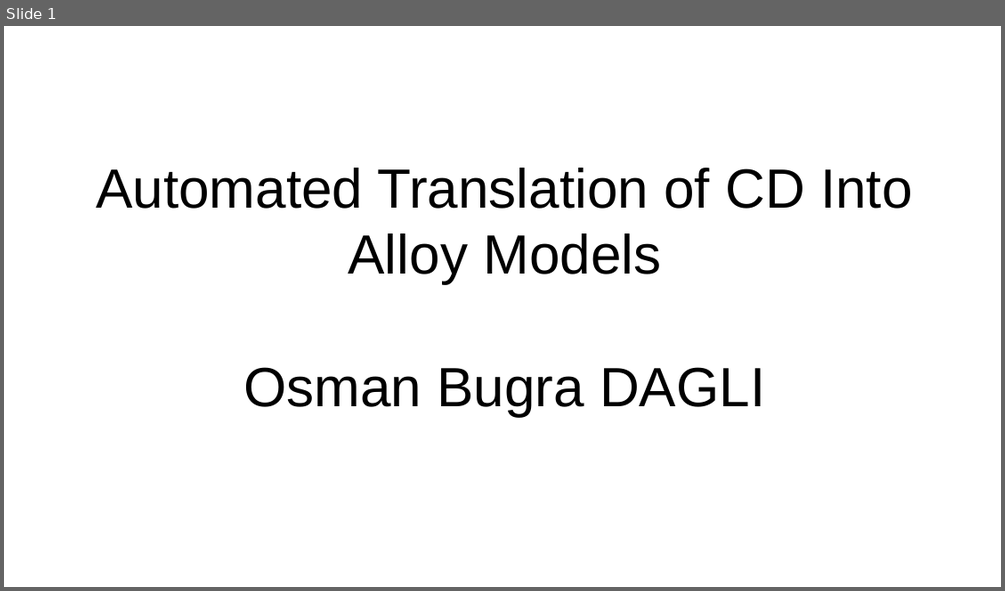
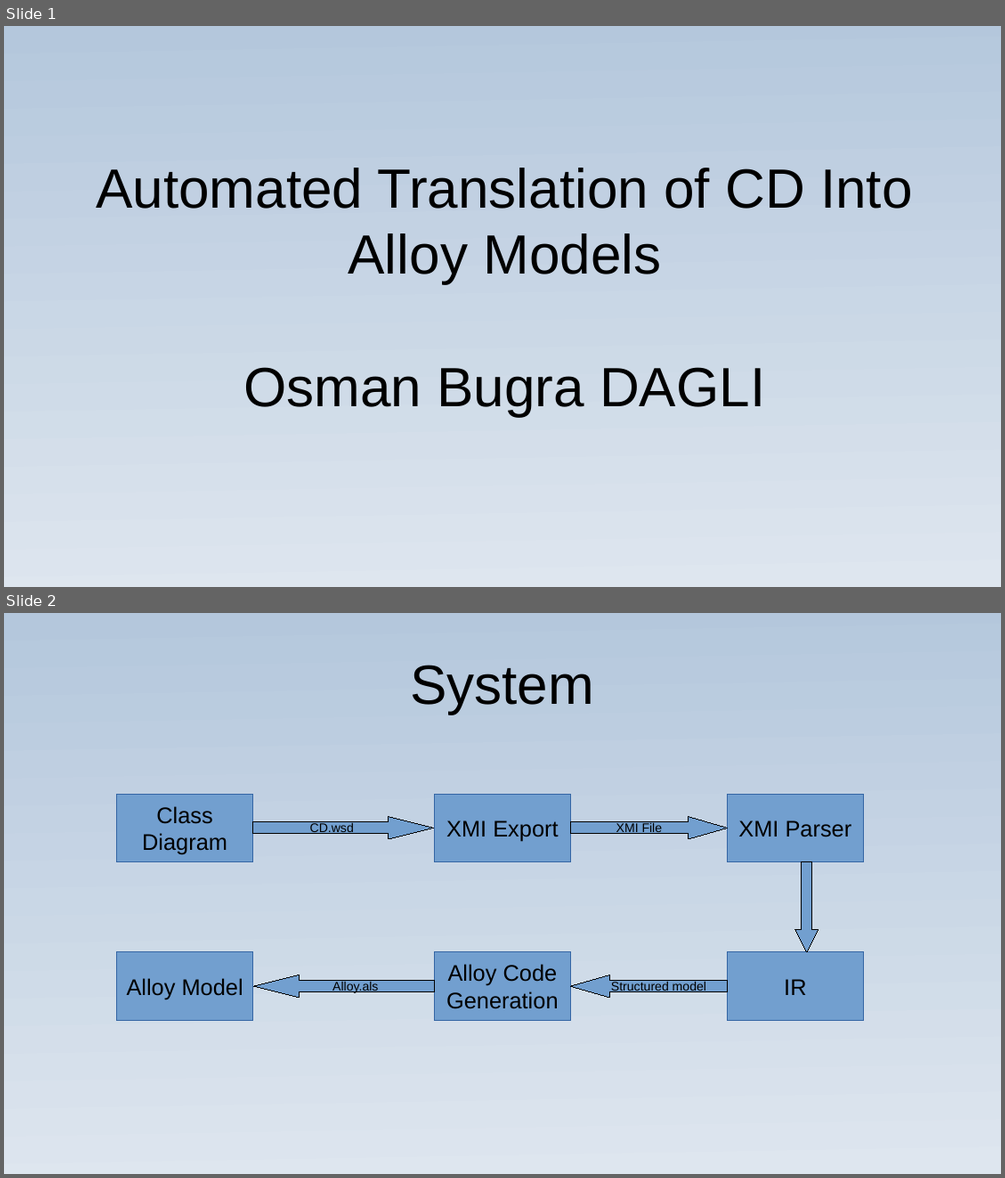
Before and after one commit to osmandagli/cd2alloy, a slide deck: slide/slide.odp. Shown one above the other, each under a label of ours: slide 1 before the commit, slides 1 and 2 after it. The pictures are 1005x591 and 1005x1178 pixels, drawn with LibreOffice and Linux fonts; fonts in the diff are those of the drawing. Boxes give left, top, right and bottom in pixels: in the first picture for what was removed or moved away, otherwise in the second. Text is boxed around its words. In the diff, an @@ line names an element or a change of style, - is before the commit and + after.

```diff
--- a/slide/slide.odp
+++ b/slide/slide.odp
@@ slide 2 added at [4, 613, 1001, 1174], background gradient #B4C7DC to #DEE6EF @@
@@ title added at [410, 665, 594, 714], 44 pt, text #000000 @@
+System
@@ rectangle added at [117, 794, 252, 861], fill #729FCF, outline #3465A4 0 pt, 18 pt, text #000000 @@
+Class Diagram
@@ rectangle added at [435, 794, 570, 861], fill #729FCF, outline #3465A4 0 pt, 18 pt, text #000000 @@
+XMI Export
@@ rectangle added at [728, 794, 864, 861], fill #729FCF, outline #3465A4 0 pt, 18 pt, text #000000 @@
+XMI Parser
@@ right arrow added at [252, 817, 434, 839], fill #729FCF, outline #000000 0 pt, 10 pt, text #000000 @@
+CD.wsd
@@ right arrow added at [570, 817, 728, 839], fill #729FCF, outline #000000 0 pt, 10 pt, text #000000 @@
+XMI File
@@ down arrow added at [795, 861, 818, 952], fill #729FCF, outline #000000 0 pt @@
@@ rectangle added at [117, 952, 252, 1020], fill #729FCF, outline #3465A4 0 pt, 18 pt, text #000000 @@
+Alloy Model
@@ rectangle added at [435, 952, 570, 1020], fill #729FCF, outline #3465A4 0 pt, 18 pt, text #000000 @@
+Alloy Code Generation
@@ rectangle added at [728, 952, 864, 1020], fill #729FCF, outline #3465A4 0 pt, 18 pt, text #000000 @@
+IR
@@ left arrow added at [254, 975, 435, 997], fill #729FCF, outline #000000 0 pt, 10 pt, text #000000 @@
+Alloy.als
@@ left arrow added at [570, 975, 728, 997], fill #729FCF, outline #000000 0 pt, 10 pt, text #000000 @@
+Structured model
@@ slide 1 changed as well @@
@@ background #FFFFFF to gradient #B4C7DC to #DEE6EF @@
```
Also in this commit, not shown: 6 other slides added, 5 slides removed, 12 other files.
